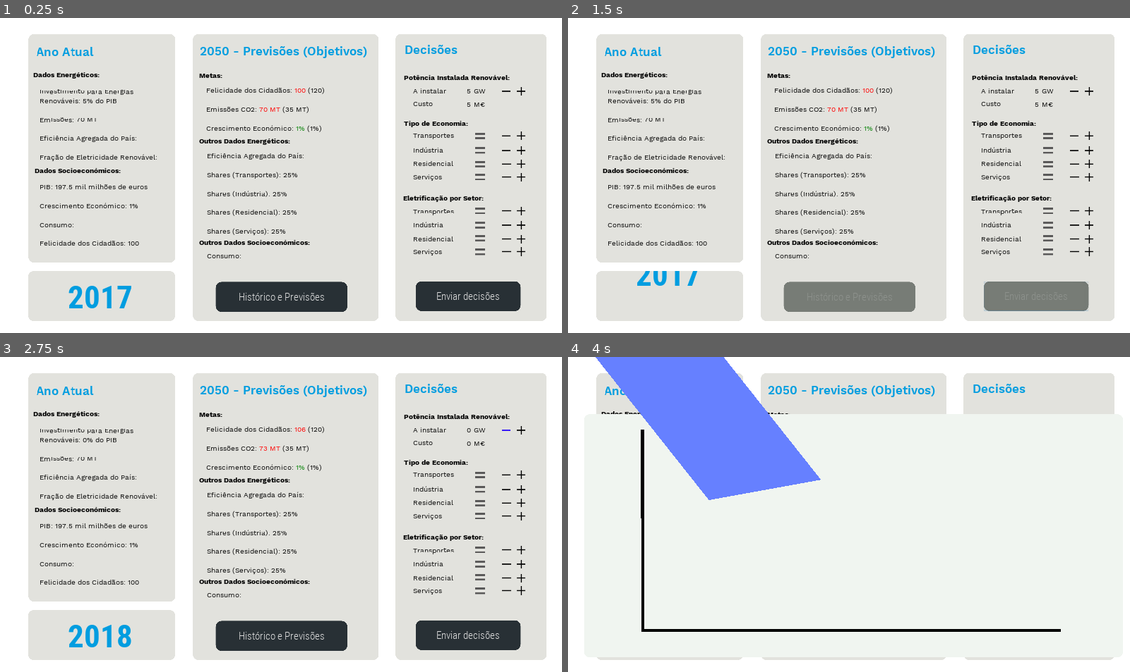
Above: before the commit, frames 1-4 (two rows, left to right).
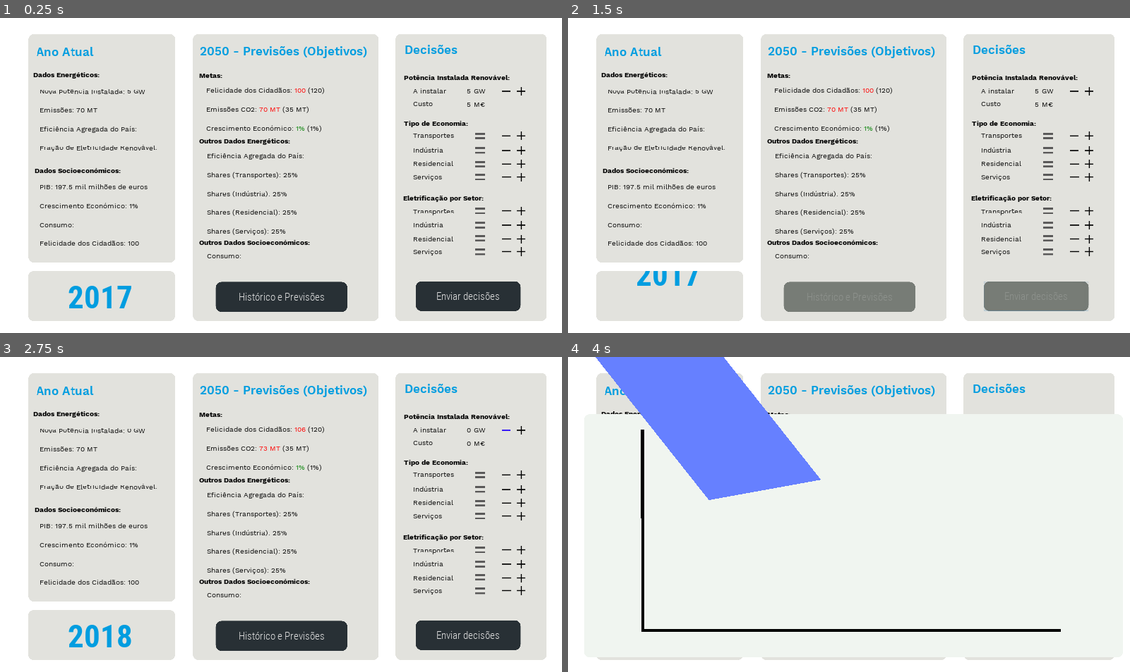
Above: after the commit, the same moments.

Repository: TiagoTaveira/ExergyX
Game: Godot game, scene res://MainScene.tscn
Two runs of this game, one before a commit and one after it. Both use one fixed random seed, a clock stepped at 60 frames per second and the inputs below.
Inputs (mouse positions are in pixels of both pictures, inside the frame that each line leads up to):
- Up to frame 1 (0.25 s): no input
- Up to frame 2 (1.5 s): click "Enviar decisões" at 0.5 s; click "Confirmar e ir para 2018" at 1.25 s
- Up to frame 3 (2.75 s): click (505, 432) at 2 s
- Up to frame 4 (4 s): click (1090, 432) at 2.75 s; click "Histórico e Previsões" at 3.5 s

The runs differ from the first frame. In frame 1, 0.9% of the frame differs, in the area x 7-28%, y 22-46%; in frame 2, 0.9%; in frame 3, 0.9%; in frame 4, nothing differs.

Commit message:
New model implemented up to step 3

Diff:
--- a/MainScene.gd
+++ b/MainScene.gd
@@ -111,7 +111,7 @@
 	process_next_year()
 	get_node("AnoAtual/Ano").text = str(PlayerVariables.current_year)
 	get_node("EstadoAtual/AnoAtual").text = "Ano Atual"
-	get_node("EstadoAtual/TextoDadosEnergeticos").text = "Investimento para Energias Renováveis: " + str(PlayerVariables.investment_renewables_percentage) + "% do PIB\n\nEmissões: 70 MT\n\nEficiência Agregada do País: \n\nFração de Eletricidade Renovável: "
+	get_node("EstadoAtual/TextoDadosEnergeticos").text = "Nova Potência Instalada: " + str(PlayerVariables.investment_renewables_percentage) + " GW\n\nEmissões: 70 MT\n\nEficiência Agregada do País: \n\nFração de Eletricidade Renovável: "
 	get_node("ContainerPrevisoes/TextoDadosEnergeticos").text = "Eficiência Agregada do País: " + "\n\nShares (Transportes …(339 unchanged characters)…
 
 	#####EXPERIMENTAL#####
@@ -171,7 +171,7 @@
 	process_next_year()
 	get_node("AnoAtual").text = str(PlayerVariables.current_year)
 	get_node("EstadoAtual/AnoAtual").text = "Ano Atual - " + str(PlayerVariables.current_year)
-	get_node("EstadoAtual/TextoDadosEnergeticos").text = "Investimento para Energias Renováveis: " + str(PlayerVariables.investment_renewables_percentage) + "% do PIB\n\nEmissões: 70 MT\n\nEficiência Agregada do País: "
+	get_node("EstadoAtual/TextoDadosEnergeticos").text = "Nova Potência Instalada: " + str(PlayerVariables.investment_renewables_percentage) + " GW\n\nEmissões: 70 MT\n\nEficiência Agregada do País: "
 	get_node("ContainerPrevisoes/TextoDadosEnergeticos").text = "Eficiência Agregada do País: " + "\n\nShares (Transportes …(339 unchanged characters)…
 
 	#####EXPERIMENTAL#####
--- a/MainScene.tscn
+++ b/MainScene.tscn
@@ -875,7 +875,7 @@
 margin_bottom = 521.0
 custom_fonts/normal_font = ExtResource( 6 )
 custom_colors/default_color = Color( 0, 0, 0, 1 )
-text = "Investimento para Energias Renováveis: 5% do PIB
+text = "Nova Potência Instalada: 5 GW
 
 Emissões: 70 MT
 
--- /dev/null
+++ b/Model.gd
@@ -0,0 +1,145 @@
+extends Node
+
+# Declare member variables here. Examples:
+# var a = 2
+# var b = "text"
+
+# Called when the node enters the scene tree for the first time.
+func _ready():
+	pass # Replace with function body.
+
+# Called every frame. 'delta' is the elapsed time since the previous frame.
+#func _process(delta):
+#	pass
+
+
+# CONSTANTES
+var ANO_INICIAL = 2017
+
+var POTENCIA_DO_ANO_ZERO_SOLAR = 100000 #???? #GW
+var POTENCIA_DO_ANO_ZERO_VENTO= 100000 #????
+var POTENCIA_DO_ANO_ZERO_BIOMASSA = 100000 #????
+
+var POTENCIA_MAXIMA_SOLAR = 1000000 #????
+var POTENCIA_MAXIMA_VENTO = 1000000 #????
+var POTENCIA_MAXIMA_BIOMASSA= 1000000 #????
+
+var CUSTO_POR_GIGAWATT_INSTALADO = 5000 #???? #euro/GW
+
+var PERCENTAGEM_A_RETIRAR_DO_PIB = 2.0 #???? #valor decimal
+
+
+# VARIÁVEIS
+var ano_atual_indice = 0
+var ano_atual = ano_atual_indice + ANO_INICIAL
+
+## VARS DECISOES
+var input_potencia_a_instalar = 0.0 #(Atenção à divisão de inteiros em GDScript)
+var input_percentagem_tipo_economia_transportes = 0.0
+var input_percentagem_tipo_economia_industria = 0.0
+var input_percentagem_tipo_economia_residencial = 0.0
+var input_percentagem_tipo_economia_servicos = 0.0
+var input_percentagem_eletrificacao_transportes = 0.0
+var input_percentagem_eletrificacao_industria = 0.0
+var input_percentagem_eletrificacao_residencial = 0.0
+var input_percentagem_eletrificacao_servicos = 0.0
+
+## VARS 1)
+var potencia_solar_instantanea = 0.0
+var potencia_vento_instantanea = 0.0
+var potencia_biomassa_instantanea = 0.0
+
+var potencia_do_ano_solar = [POTENCIA_DO_ANO_ZERO_SOLAR]
+var potencia_do_ano_vento = [POTENCIA_DO_ANO_ZERO_VENTO]
+var potencia_do_ano_biomassa = [POTENCIA_DO_ANO_ZERO_BIOMASSA]
+
+## VARS 2)
+var custo_total_do_ano = [0.0] #valor 2017????
+var custo_do_ano_solar = [0.0]
+var custo_do_ano_vento = [0.0]
+var custo_do_ano_biomassa = [0.0]
+
+## VARS 3)
+var pib_do_ano = [900000000] #valor 2017????
+var investimento_total_do_ano = [0.0]
+var investimento_para_capital_do_ano = [0.0]
+
+
+# FUNÇÕES
+func indice_do_ano(ano):
+	return ano - ANO_INICIAL
+
+# FUNCS 0) - PREPARAÇÃO
+func mudar_de_ano():
+	ano_atual += 1
+	ano_atual_indice += 1
+
+
+# FUNCS 1) - POTENCIA ELETRICA ACUMULADA POR FONTE RENOVÁVEL
+# TODO: Evitar
+func calcular_distribuicao_por_fonte():
+
+	var potencia_maxima_solar_alcancada = (potencia_do_ano_solar.back() >= POTENCIA_MAXIMA_SOLAR)
+	var potencia_maxima_vento_alcancada = (potencia_do_ano_vento.back() >= POTENCIA_MAXIMA_VENTO)
+	var potencia_maxima_biomassa_alcancada = (potencia_do_ano_biomassa.back() >= POTENCIA_MAXIMA_BIOMASSA)
+
+	#111
+	potencia_solar_instantanea = 0.0
+	potencia_vento_instantanea = 0.0
+	potencia_biomassa_instantanea = 0.0
+
+	if(!potencia_maxima_solar_alcancada && !potencia_maxima_vento_alcancada && !potencia_maxima_biomassa_alcancada): #000
+		potencia_solar_instantanea = input_potencia_a_instalar / 3
+		potencia_vento_instantanea = input_potencia_a_instalar / 3
+		potencia_biomassa_instantanea = input_potencia_a_instalar / 3
+	elif(!potencia_maxima_solar_alcancada && !potencia_maxima_vento_alcancada && potencia_maxima_biomassa_alcancada): #001
+		potencia_solar_instantanea = input_potencia_a_instalar / 2
+		potencia_vento_instantanea = input_potencia_a_instalar / 2
+	elif(!potencia_maxima_solar_alcancada && potencia_maxima_vento_alcancada && potencia_maxima_biomassa_alcancada): #011
+		potencia_solar_instantanea = input_potencia_a_instalar
+	elif(potencia_maxima_solar_alcancada && !potencia_maxima_vento_alcancada && !potencia_maxima_biomassa_alcancada): #100
+		potencia_vento_instantanea = input_potencia_a_instalar / 2
+		potencia_biomassa_instantanea = input_potencia_a_instalar / 2
+	elif(potencia_maxima_solar_alcancada && !potencia_maxima_vento_alcancada && potencia_maxima_biomassa_alcancada): #101
+		potencia_vento_instantanea = input_potencia_a_instalar
+	elif(!potencia_maxima_solar_alcancada && potencia_maxima_vento_alcancada && !potencia_maxima_biomassa_alcancada): #010
+		potencia_solar_instantanea = input_potencia_a_instalar / 2
+		potencia_biomassa_instantanea = input_potencia_a_instalar / 2
+	elif(potencia_maxima_solar_alcancada && potencia_maxima_vento_alcancada && !potencia_maxima_biomassa_alcancada): #110
+		potencia_biomassa_instantanea = input_potencia_a_instalar
+
+# Prevenção da quebra dos limites máximos
+	if((potencia_do_ano_solar.back() + potencia_solar_instantanea) > POTENCIA_MAXIMA_SOLAR):
+		potencia_solar_instantanea = POTENCIA_MAXIMA_SOLAR - potencia_do_ano_solar.back()
+	if((potencia_do_ano_vento.back() + potencia_vento_instantanea) > POTENCIA_MAXIMA_VENTO):
+		potencia_vento_instantanea = POTENCIA_MAXIMA_VENTO - potencia_do_ano_vento.back()
+	if((potencia_do_ano_biomassa.back() + potencia_biomassa_instantanea) > POTENCIA_MAXIMA_BIOMASSA):
+		potencia_biomassa_instantanea = POTENCIA_MAXIMA_BIOMASSA - potencia_do_ano_biomassa.back()
+
+# Soma dos valores instantâneos aos do ano anterior e adição ao vetor respetivo
+	potencia_do_ano_solar.push_back(potencia_do_ano_solar.back() + potencia_solar_instantanea)
+	potencia_do_ano_vento.push_back(potencia_do_ano_vento.back() + potencia_vento_instantanea)
+	potencia_do_ano_biomassa.push_back(potencia_do_ano_biomassa.back() + potencia_biomassa_instantanea)
+
+
+# FUNCS 2) - CUSTO DA POTÊNCIA (euros)
+func calcular_custo_anual():
+
+	var custo_solar_instantaneo = potencia_solar_instantanea * CUSTO_POR_GIGAWATT_INSTALADO
+	var custo_vento_instantaneo = potencia_vento_instantanea * CUSTO_POR_GIGAWATT_INSTALADO
+	var custo_biomassa_instantaneo = potencia_biomassa_instantanea * CUSTO_POR_GIGAWATT_INSTALADO
+
+	custo_do_ano_solar.push_back(custo_solar_instantaneo)
+	custo_do_ano_vento.push_back(custo_vento_instantaneo)
+	custo_do_ano_biomassa.push_back(custo_biomassa_instantaneo)
+
+	custo_total_do_ano.push_back(custo_solar_instantaneo + custo_vento_instantaneo + custo_biomassa_instantaneo)
+
+
+# FUNCS 3) - INVESTIMENTO (euros)
+func calcular_investimento_anual():
+
+	var investimento_total_instantaneo = PERCENTAGEM_A_RETIRAR_DO_PIB * pib_do_ano.back()
+
+	investimento_total_do_ano.push_back(investimento_total_instantaneo)
+	investimento_para_capital_do_ano.push_back(investimento_total_instantaneo - custo_total_do_ano[ano_atual_indice])
--- /dev/null
+++ b/Model.tscn
@@ -0,0 +1,6 @@
+[gd_scene load_steps=2 format=2]
+
+[ext_resource path="res://Model.gd" type="Script" id=1]
+
+[node name="Node" type="Node"]
+script = ExtResource( 1 )
--- a/project.godot
+++ b/project.godot
@@ -23,6 +23,7 @@
 
 Global="*res://Global.tscn"
 PlayerVariables="*res://PlayerVariables.tscn"
+Model="*res://Model.gd"
 
 [display]
 
